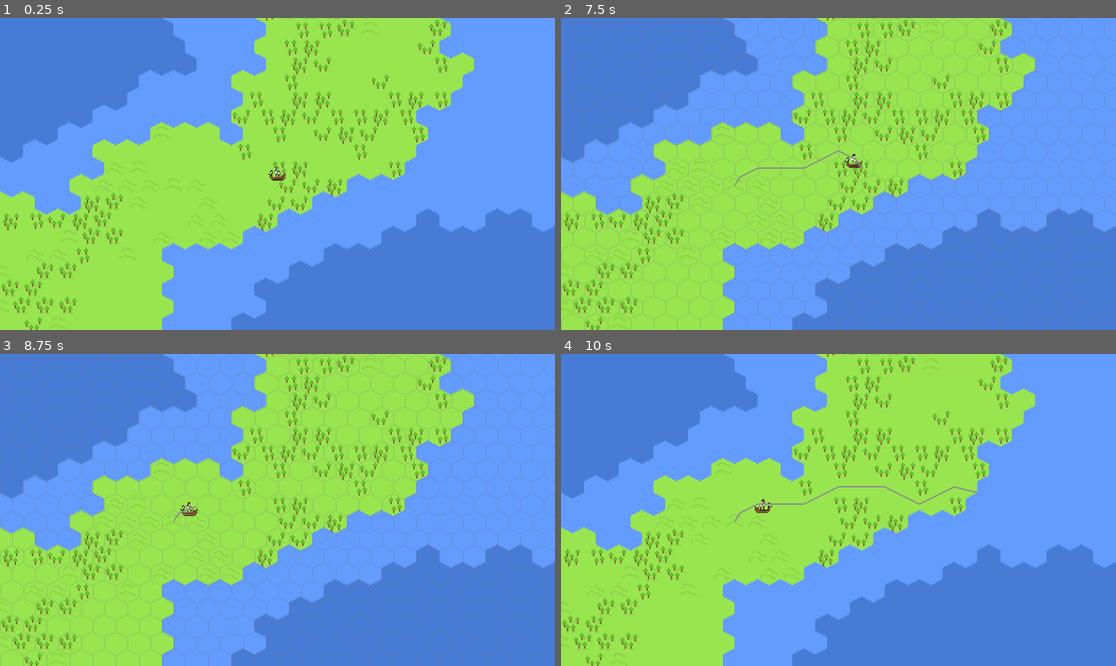
Above: before the commit, frames 1-4 (two rows, left to right).
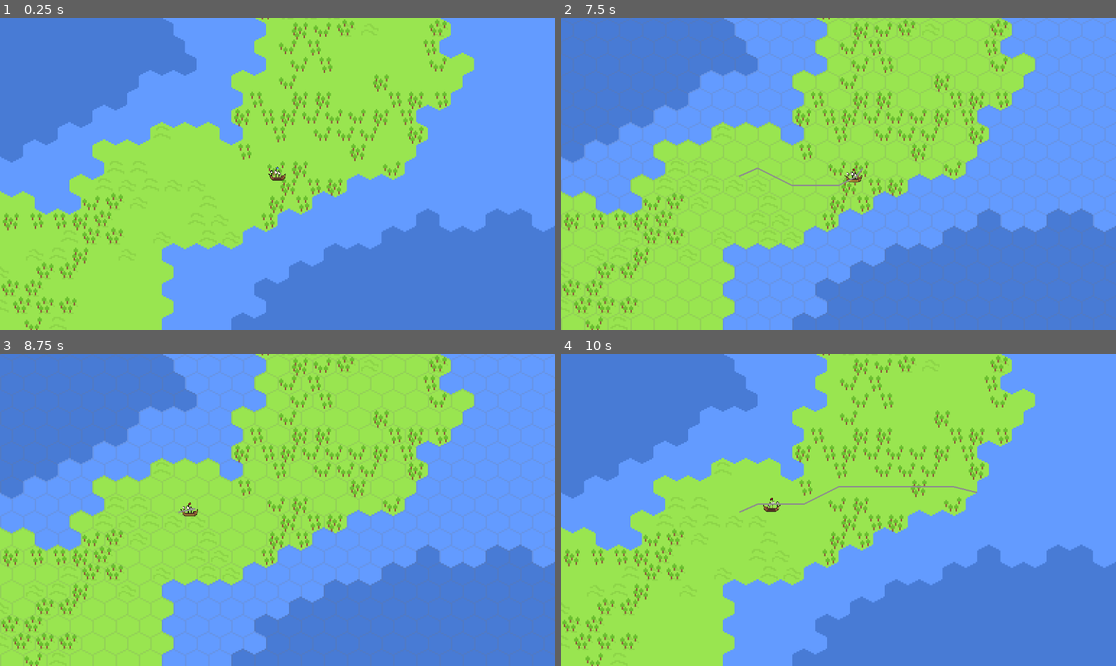
Above: after the commit, the same moments.

Repository: coderspark/voc-ding
Game: Godot game, scene res://Scenes/map_1.tscn
The game is run twice, just before and just after one commit, with the same random seed, the same clock (stepped at 60 frames per second) and the same inputs.
Inputs (mouse positions are in pixels of both pictures, inside the frame that each line leads up to):
- Up to frame 1 (0.25 s): no input
- Up to frame 2 (7.5 s): tap Enter at 0.5, 5 s; move the mouse to (960, 158) at 0.52 s; hold D (right) 0.53-1.28 s; click (960, 158) at 0.6 s; move the mouse to (727, 189) at 1.27 s; hold S (down) 1.28-2.03 s; tap Middle mouse button (move_camera) at 1.35, 3.6, 5.85 s; move the mouse to (894, 105) at 2.02 s; hold D (right) 2.03-2.78 s; tap G (togglegrid) at 2.1, 4.35, 6.6 s; move the mouse to (810, 236) at 2.77 s; hold W (up) 2.78-3.53 s; click (810, 236) at 2.85 s; move the mouse to (1005, 220) at 3.52 s; hold A (left) 3.53-5.03 s; tap Space at 4.25 s; move the mouse to (672, 127) at 4.27 s; move the mouse to (866, 174) at 5.02 s; hold S (down) 5.03-5.78 s; click (866, 174) at 5.1 s; move the mouse to (755, 96) at 5.77 s; hold D (right) 5.78-6.53 s; move the mouse to (960, 158) at 6.52 s; hold W (up) 6.53-7.28 s; move the mouse to (727, 189) at 7.27 s; hold D (right) from 7.28 s (still down); click (727, 189) at 7.35 s
- Up to frame 3 (8.75 s): move the mouse to (333, 441) at 8.02 s; release D (right) at 8.03 s; hold S (down) from 8.03 s (still down); tap Middle mouse button (move_camera) at 8.1 s
- Up to frame 4 (10 s): move the mouse to (810, 572) at 8.77 s; release S (down) at 8.78 s; hold A (left) 8.78-9.53 s; tap G (togglegrid) at 8.85 s; move the mouse to (1005, 556) at 9.52 s; hold W (up) from 9.53 s (still down); click (1005, 556) at 9.6 s

The runs differ from the first frame. In frame 1, 1.7% of the frame differs, in the area x 8-81%, y 0-80%; in frame 2, 2.0%; in frame 3, 1.8%; in frame 4, 1.9%.

Commit message:
made code comments

Diff:
--- a/Code/terrain.gd
+++ b/Code/terrain.gd
@@ -1,44 +1,57 @@
+# Handles Everything Terrain Related (still needs mountains and tundra smh)
+
 extends TileMapLayer
 
+# Dictionary for what perlin noise layers corrispond to what tiles
 const tiledepths = {
-	0.1: Vector2i(6, 0),
-	0.2: Vector2i(5, 0),
-	1.0: Vector2i(0, 0),
+	0.1: Vector2i(6, 0), # Deep water
+	0.2: Vector2i(5, 0), # Shallow Water
+	1.0: Vector2i(0, 0), # Grass Tile. Will be run through more perlin noise for features
 }
+
+# Biome Dictionary
 const biomedepths = {
-	-0.3: Vector2i(2, 0),
-	1.0: Vector2i(0, 0),
+	-0.2: Vector2i(2, 0), # Desert
+	1.0: Vector2i(0, 0),  # Plains
 }
 
 func Generate(noiseseed):
-	var noise = NoiseTexture2D.new()
-	var biomenoise = NoiseTexture2D.new()
-	var featurenoise = NoiseTexture2D.new()
-	noise.noise = FastNoiseLite.new()
-	biomenoise.noise = FastNoiseLite.new()
-	featurenoise.noise = FastNoiseLite.new()
-	noise.noise.seed = noiseseed
+	var noise = NoiseTexture2D.new()        # Perlin for terrain
+	var biomenoise = NoiseTexture2D.new()   # Perlin for biomes
+	var featurenoise = NoiseTexture2D.new() # Perlin for features such as hills, oases, and forests
+	noise.noise = FastNoiseLite.new()       # Set the noise
+	biomenoise.noise = FastNoiseLite.new()  # Set the noise
+	featurenoise.noise = FastNoiseLite.new()# Set the noise
+	noise.noise.seed = noiseseed            # Set the seed
+	# Offset seeds so that features aren't related to the landmasses
 	biomenoise.noise.seed = noiseseed + 1
 	featurenoise.noise.seed = noiseseed - 1
+	# Set all the tiles
 	for y in range(256):
 		for x in range(256):
 			var perlincoord = noise.noise.get_noise_2d(x, y)
-			var atlascoords = Vector2i()
+			var atlascoords = Vector2i() # Coordinates on the atlas
 			for d in tiledepths.keys():
 				if perlincoord < d:
 					atlascoords = tiledepths[d]
 					break
+			# If the tile is land, run it through biomes
 			if atlascoords == Vector2i(0, 0):
 				for d in biomedepths.keys():
 					if biomenoise.noise.get_noise_2d(x, y) < d:
 						atlascoords = biomedepths[d]
 						break
+				# Features
+				# Hills
 				if featurenoise.noise.get_noise_2d(x*5,y*5) < 0.3 && featurenoise.noise.get_noise_2d(x*5, y*5) > 0.1:
-					atlascoords += Vector2i(1, 0)
+					atlascoords += Vector2i(1, 0) # Use += for less if statements
+				# Forests for grassland
 				if atlascoords.y == 0 && atlascoords.x < 2 && featurenoise.noise.get_noise_2d(x*10,y*10) > -0.2 && featurenoise.noise.get_noise_2d(x*10,y*10) < 0.1:
-					atlascoords += Vector2i(0, 1)
+					atlascoords += Vector2i(0, 1) # Set to forest
+				# Oases
 				if atlascoords == Vector2i(2, 0) && featurenoise.noise.get_noise_2d(x*100,y*100) > 0.42: # haha 42 life the universe and everything :p
 					atlascoords.x += 2
+				# Variation in the tile sprites
 				if atlascoords == Vector2i(4, 0) && randi_range(0, 1) == 0:
 					atlascoords = Vector2i(4, 1)
 				if atlascoords == Vector2i(1, 0) && randi_range(0, 1) == 0:
@@ -46,9 +59,12 @@
 				if atlascoords == Vector2i(0, 1):
 					atlascoords.y += randi_range(0, 2)
 
+			# Set the cell finally
 			set_cell(Vector2i(x-128, y-128), 0, atlascoords)
 func _ready():
+	# Random seed :p probably going to add a set seed option later
 	Generate(randi())
+# Check for click on terrain for movement
 func _input(event: InputEvent) -> void:
 	if event.is_action("lmb") and event.is_pressed():
 		$"../Player"._on_terrain_click(map_to_local(local_to_map(get_global_mouse_position())))
Binary file changed: Art/Characters.png
Binary file added: Art/Icons/Coin.png
